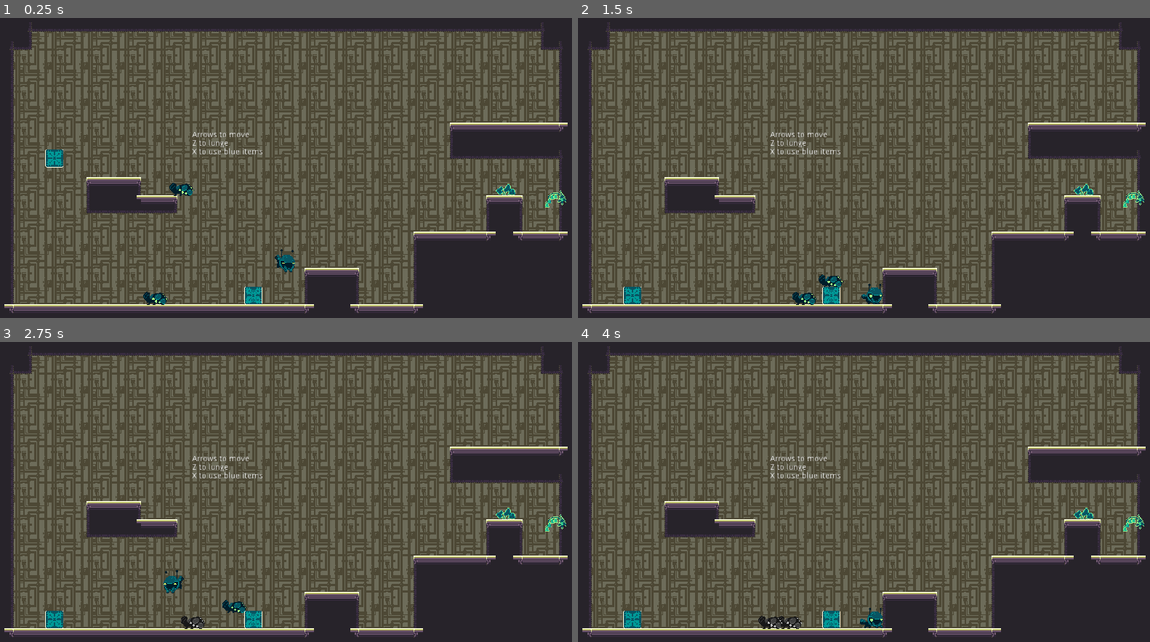
Above: before the commit, frames 1-4 (two rows, left to right).
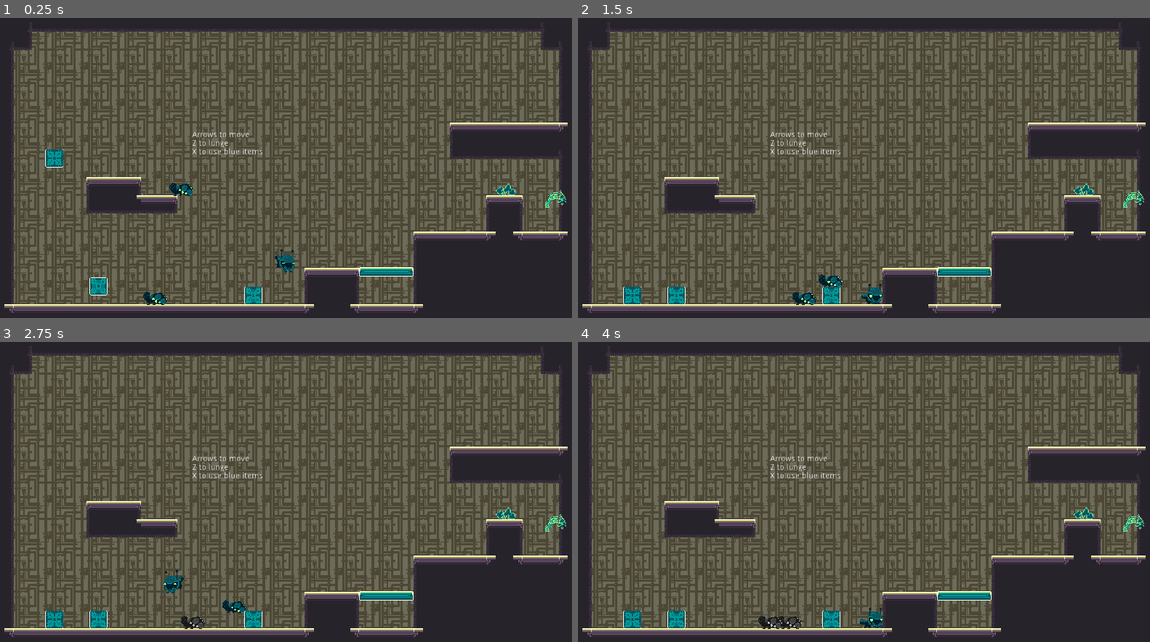
Above: after the commit, the same moments.

Repository: aveswoods/game-off-2021
Game: Godot game, scene res://creatures/test_scene.tscn
The game is run twice, just before and just after one commit, with the same random seed, the same clock (stepped at 60 frames per second) and the same inputs. Sound files missing from this copy of the repository are replaced by a short silence.
Inputs:
- Up to frame 1 (0.25 s): no input
- Up to frame 2 (1.5 s): hold Right (ui_right) from 0.53 s (still down); tap Z (ui_accept) at 0.6, 0.77, 1.07, 1.35 s
- Up to frame 3 (2.75 s): tap Z (ui_accept) at 1.52, 1.82, 2.1 s; release Right (ui_right) at 2.03 s; hold Left (ui_left) from 2.03 s (still down)
- Up to frame 4 (4 s): release Left (ui_left) at 2.78 s; hold Right (ui_right) from 2.78 s (still down); tap Z (ui_accept) at 2.85, 3.02, 3.32, 3.6, 3.77 s

The runs differ from the first frame. In frame 1, 0.5% of the frame differs, in the area x 15-73%, y 83-93%; in frame 2, 0.5%; in frame 3, 0.5%; in frame 4, 0.5%.

Commit message:
Updated BluePlatform; BUG: make blue toggle seamless

Diff:
--- a/Scenes/Objects/BlueBox.gd
+++ b/Scenes/Objects/BlueBox.gd
@@ -8,8 +8,8 @@
 #charged.
 func charge():
 	#$AudioStreamPlayer.play()
+	$AnimationTree.set("parameters/action_state/current", 0)
 	$AnimationTree.set("parameters/energy_state/current", 1)
-	$AnimationTree.set("parameters/action_state/current", 0)
 	_charged = true
 	_activated = false
 
@@ -18,8 +18,8 @@
 
 
 func activate():
+	$AnimationTree.set("parameters/action_state/current", 1)
 	$AnimationTree.set("parameters/energy_state/current", 1)
-	$AnimationTree.set("parameters/action_state/current", 1)
 	_charged = false
 	_activated = true
 
--- a/Scenes/Objects/BlueBox.tscn
+++ b/Scenes/Objects/BlueBox.tscn
@@ -9,7 +9,9 @@
 
 [sub_resource type="Animation" id=2]
 resource_name = "activated"
-length = 0.1
+length = 0.001
+loop = true
+step = 1.0
 tracks/0/type = "value"
 tracks/0/path = NodePath("blue box:frame")
 tracks/0/interp = 1
@@ -37,6 +39,8 @@
 
 [sub_resource type="Animation" id=3]
 length = 0.1
+loop = true
+step = 1.0
 tracks/0/type = "value"
 tracks/0/path = NodePath("AreaDamage/CollisionPolygon2D:disabled")
 tracks/0/interp = 1
@@ -64,6 +68,8 @@
 
 [sub_resource type="Animation" id=4]
 length = 0.1
+loop = true
+step = 1.0
 tracks/0/type = "value"
 tracks/0/path = NodePath("blue box:frame")
 tracks/0/interp = 1
@@ -98,34 +104,34 @@
 [sub_resource type="AnimationNodeAnimation" id=7]
 animation = "idle"
 
-[sub_resource type="AnimationNodeTransition" id=9]
+[sub_resource type="AnimationNodeTransition" id=8]
 input_count = 2
 input_0/name = "charged"
 input_0/auto_advance = false
 input_1/name = "activated"
 input_1/auto_advance = false
 
-[sub_resource type="AnimationNodeTransition" id=10]
+[sub_resource type="AnimationNodeTransition" id=9]
 input_count = 2
 input_0/name = "idle"
 input_0/auto_advance = false
 input_1/name = "energized"
 input_1/auto_advance = false
 
-[sub_resource type="AnimationNodeBlendTree" id=11]
-graph_offset = Vector2( 161.233, 58.7271 )
+[sub_resource type="AnimationNodeBlendTree" id=10]
+graph_offset = Vector2( 161.233, 254.229 )
 nodes/Animation/node = SubResource( 7 )
 nodes/Animation/position = Vector2( 460, -20 )
 "nodes/Animation 2/node" = SubResource( 5 )
 "nodes/Animation 2/position" = Vector2( 360, 160 )
 "nodes/Animation 3/node" = SubResource( 6 )
 "nodes/Animation 3/position" = Vector2( 320, 300 )
-nodes/action_state/node = SubResource( 9 )
+nodes/action_state/node = SubResource( 8 )
 nodes/action_state/position = Vector2( 600, 200 )
-nodes/energy_state/node = SubResource( 10 )
+nodes/energy_state/node = SubResource( 9 )
 nodes/energy_state/position = Vector2( 840, -20 )
 nodes/output/position = Vector2( 1080, 80 )
-node_connections = [ "output", 0, "energy_state", "energy_state", 0, "Animation", "energy_state", 1, "action_state", "action_state", 0, "Animation 2", "action_state", 1, "Animation 3" ]
+node_connections = [ "output", 0, "energy_state", "action_state", 0, "Animation 2", "action_state", 1, "Animation 3", "energy_state", 0, "Animation", "energy_state", 1, "action_state" ]
 
 [node name="BlueBox" type="KinematicBody2D"]
 script = ExtResource( 2 )
@@ -144,17 +150,17 @@
 collision_mask = 3
 
 [node name="CollisionPolygon2D" type="CollisionPolygon2D" parent="AreaDamage"]
+visible = false
 polygon = PoolVector2Array( -34.8988, -0.337843, -15.9394, -5.23589, -16.0167, -16.2097, -6.04757, -15.9005, 0.0634232, …(217 unchanged characters)…
 disabled = true
 
 [node name="AnimationPlayer" type="AnimationPlayer" parent="."]
-autoplay = "idle"
 anims/activated = SubResource( 2 )
 anims/charged = SubResource( 3 )
 anims/idle = SubResource( 4 )
 
 [node name="AnimationTree" type="AnimationTree" parent="."]
-tree_root = SubResource( 11 )
+tree_root = SubResource( 10 )
 anim_player = NodePath("../AnimationPlayer")
 active = true
 parameters/action_state/current = 0
--- a/Scenes/Objects/BluePlatform.gd
+++ b/Scenes/Objects/BluePlatform.gd
@@ -1,46 +1,35 @@
 extends StaticBody2D
 
+var _charged = false
+var _activated = false
 
+
+func charge():
+	#$AudioStreamPlayer.play()
+	$AnimationTree.set("parameters/active_state/current", 0)
+	$AnimationTree.set("parameters/energy_state/current", 1)
+	_charged = true
+	_activated = false
+
+func is_charged():
+	return _charged
+
+
+func activate():
+	$AnimationTree.set("parameters/active_state/current", 1)
+	$AnimationTree.set("parameters/energy_state/current", 1)
+	_charged = false
+	_activated = true
+
+func is_activated():
+	return _activated
+
+
+func idle():
+	$AnimationTree.set("parameters/energy_state/current", 0)
+	_charged = false
+	_activated = false
 
 
 func _ready() -> void:
 	$AnimationTree.active = true
-
-
-
-#charged.
-func charge():
-	$AudioStreamPlayer.play()
-	$AnimationTree.set("parameters/energy_state/current",1)
-#object no longer selected.
-func turn_off():
-	$AnimationTree.set("parameters/energy_state/current",0)
-
-
-#what the object does: this one dies.
-func change():
-	$AnimationTree.set("parameters/OneShot/active",true)
-
-
-
-
-#
-##charged.
-#func charge():
-#	$AudioStreamPlayer.play()
-#	$AnimationPlayer.play("charged")
-##object no longer selected.
-#func turn_off():
-#	$AnimationPlayer.play("idle")
-#
-#
-##what the object does: this one dies.
-#func change():
-#	$AnimationPlayer.play("change")
-#	yield(get_tree().create_timer(1), "timeout")
-#	yield(get_node("AnimationPlayer"), "animation_finished")
-#	$AnimationPlayer.play("charged")
-#
-##called upon after animation finishes.
-#func destroy():
-#	queue_free()
--- a/Scenes/Objects/BluePlatform.tscn
+++ b/Scenes/Objects/BluePlatform.tscn
@@ -8,8 +8,10 @@
 extents = Vector2( 47.2701, 6.75319 )
 
 [sub_resource type="Animation" id=2]
-resource_name = "change"
-length = 0.5
+resource_name = "active"
+length = 0.001
+loop = true
+step = 1.0
 tracks/0/type = "value"
 tracks/0/path = NodePath("blue platforms:frame")
 tracks/0/interp = 1
@@ -29,16 +31,17 @@
 tracks/1/imported = false
 tracks/1/enabled = true
 tracks/1/keys = {
-"times": PoolRealArray( 0, 0.5 ),
-"transitions": PoolRealArray( 1, 1 ),
+"times": PoolRealArray( 0 ),
+"transitions": PoolRealArray( 1 ),
 "update": 1,
-"values": [ true, false ]
+"values": [ true ]
 }
 
 [sub_resource type="Animation" id=3]
 resource_name = "charged"
-length = 0.3
+length = 0.001
 loop = true
+step = 1.0
 tracks/0/type = "value"
 tracks/0/path = NodePath("blue platforms:frame")
 tracks/0/interp = 1
@@ -46,15 +49,29 @@
 tracks/0/imported = false
 tracks/0/enabled = true
 tracks/0/keys = {
-"times": PoolRealArray( 0, 0.1, 0.2 ),
-"transitions": PoolRealArray( 1, 1, 1 ),
+"times": PoolRealArray( 0 ),
+"transitions": PoolRealArray( 1 ),
 "update": 1,
-"values": [ 0, 2, 0 ]
+"values": [ 0 ]
+}
+tracks/1/type = "value"
+tracks/1/path = NodePath("CollisionShape2D:disabled")
+tracks/1/interp = 1
+tracks/1/loop_wrap = true
+tracks/1/imported = false
+tracks/1/enabled = true
+tracks/1/keys = {
+"times": PoolRealArray( 0 ),
+"transitions": PoolRealArray( 1 ),
+"update": 1,
+"values": [ false ]
 }
 
 [sub_resource type="Animation" id=4]
 resource_name = "idle"
-length = 0.1
+length = 0.001
+loop = true
+step = 1.0
 tracks/0/type = "value"
 tracks/0/path = NodePath("blue platforms:frame")
 tracks/0/interp = 1
@@ -84,12 +101,17 @@
 animation = "charged"
 
 [sub_resource type="AnimationNodeAnimation" id=6]
-animation = "change"
+animation = "active"
 
 [sub_resource type="AnimationNodeAnimation" id=7]
 animation = "idle"
 
-[sub_resource type="AnimationNodeOneShot" id=8]
+[sub_resource type="AnimationNodeTransition" id=8]
+input_count = 2
+input_0/name = "charged"
+input_0/auto_advance = false
+input_1/name = "activated"
+input_1/auto_advance = false
 
 [sub_resource type="AnimationNodeTransition" id=9]
 input_count = 2
@@ -99,43 +121,43 @@
 input_1/auto_advance = false
 
 [sub_resource type="AnimationNodeBlendTree" id=10]
-graph_offset = Vector2( 0, 73 )
+graph_offset = Vector2( -28.7917, 39.3 )
 nodes/Animation/node = SubResource( 7 )
 nodes/Animation/position = Vector2( 180, 60 )
 "nodes/Animation 2/node" = SubResource( 5 )
 "nodes/Animation 2/position" = Vector2( 40, 200 )
 "nodes/Animation 3/node" = SubResource( 6 )
 "nodes/Animation 3/position" = Vector2( 40, 360 )
-nodes/OneShot/node = SubResource( 8 )
-nodes/OneShot/position = Vector2( 280, 220 )
+nodes/active_state/node = SubResource( 8 )
+nodes/active_state/position = Vector2( 260, 220 )
 nodes/energy_state/node = SubResource( 9 )
 nodes/energy_state/position = Vector2( 480, 100 )
-nodes/output/position = Vector2( 740, 140 )
-node_connections = [ "output", 0, "energy_state", "OneShot", 0, "Animation 2", "OneShot", 1, "Animation 3", "energy_state", 0, "Animation", "energy_state", 1, "OneShot" ]
+nodes/output/position = Vector2( 760, 100 )
+node_connections = [ "output", 0, "energy_state", "energy_state", 0, "Animation", "energy_state", 1, "active_state", "active_state", 0, "Animation 2", "active_state", 1, "Animation 3" ]
 
 [node name="BluePlatform" type="StaticBody2D"]
 script = ExtResource( 2 )
 
 [node name="blue platforms" type="Sprite" parent="."]
+position = Vector2( 0, 20 )
 texture = ExtResource( 1 )
 hframes = 3
 vframes = 2
 frame = 2
 
 [node name="CollisionShape2D" type="CollisionShape2D" parent="."]
-position = Vector2( 0, -20.2175 )
 shape = SubResource( 1 )
 
 [node name="AnimationPlayer" type="AnimationPlayer" parent="."]
-autoplay = "idle"
-anims/change = SubResource( 2 )
+anims/active = SubResource( 2 )
 anims/charged = SubResource( 3 )
 anims/idle = SubResource( 4 )
 
 [node name="AnimationTree" type="AnimationTree" parent="."]
 tree_root = SubResource( 10 )
 anim_player = NodePath("../AnimationPlayer")
-parameters/OneShot/active = false
+active = true
+parameters/active_state/current = 0
 parameters/energy_state/current = 0
 
 [node name="AudioStreamPlayer" type="AudioStreamPlayer" parent="."]
--- a/creatures/test_scene.tscn
+++ b/creatures/test_scene.tscn
@@ -1,10 +1,11 @@
-[gd_scene load_steps=9 format=2]
+[gd_scene load_steps=10 format=2]
 
 [ext_resource path="res://creatures/player/Player.tscn" type="PackedScene" id=1]
 [ext_resource path="res://Scenes/Tilemaps/TileMap_Floor.tres" type="TileSet" id=2]
 [ext_resource path="res://creatures/enemies/test/TestEnemy.tscn" type="PackedScene" id=3]
 [ext_resource path="res://creatures/test_scene.gd" type="Script" id=4]
 [ext_resource path="res://Scenes/Objects/pipes back.png" type="Texture" id=5]
+[ext_resource path="res://Scenes/Objects/BluePlatform.tscn" type="PackedScene" id=6]
 [ext_resource path="res://Scenes/Objects/Clover.tscn" type="PackedScene" id=7]
 [ext_resource path="res://Scenes/Objects/BlueBells.tscn" type="PackedScene" id=8]
 [ext_resource path="res://Scenes/Objects/BlueBox.tscn" type="PackedScene" id=9]
@@ -49,9 +50,15 @@
 [node name="BlueBox2" parent="." instance=ExtResource( 9 )]
 position = Vector2( 103.677, 194.787 )
 
+[node name="BlueBox3" parent="." instance=ExtResource( 9 )]
+position = Vector2( 181.168, 420.453 )
+
+[node name="BluePlatform" parent="." instance=ExtResource( 6 )]
+position = Vector2( 688, 455 )
+
 [node name="BlueBells" parent="." instance=ExtResource( 8 )]
 position = Vector2( 978.798, 324.637 )
-blue_paths = [ NodePath("../BlueBox"), NodePath("../BlueBox2") ]
+blue_paths = [ NodePath("../BlueBox"), NodePath("../BlueBox2"), NodePath("../BlueBox3"), NodePath("../BluePlatform") ]
 
 [node name="RichTextLabel" type="RichTextLabel" parent="."]
 margin_left = 346.0
